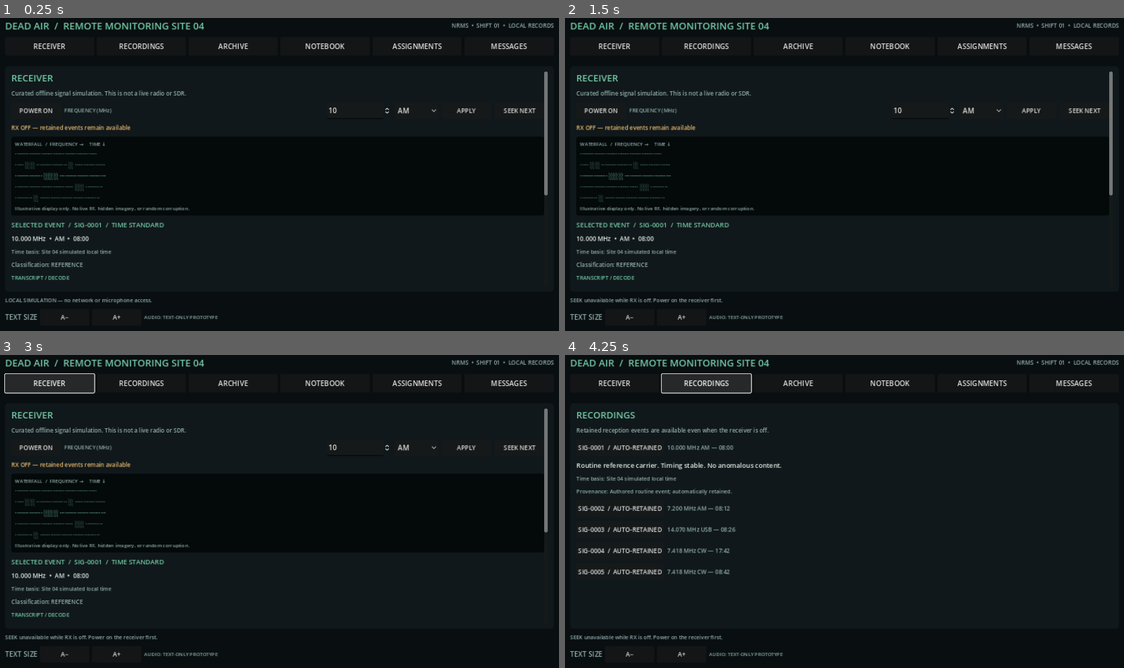
Above: before the commit, frames 1-4 (two rows, left to right).
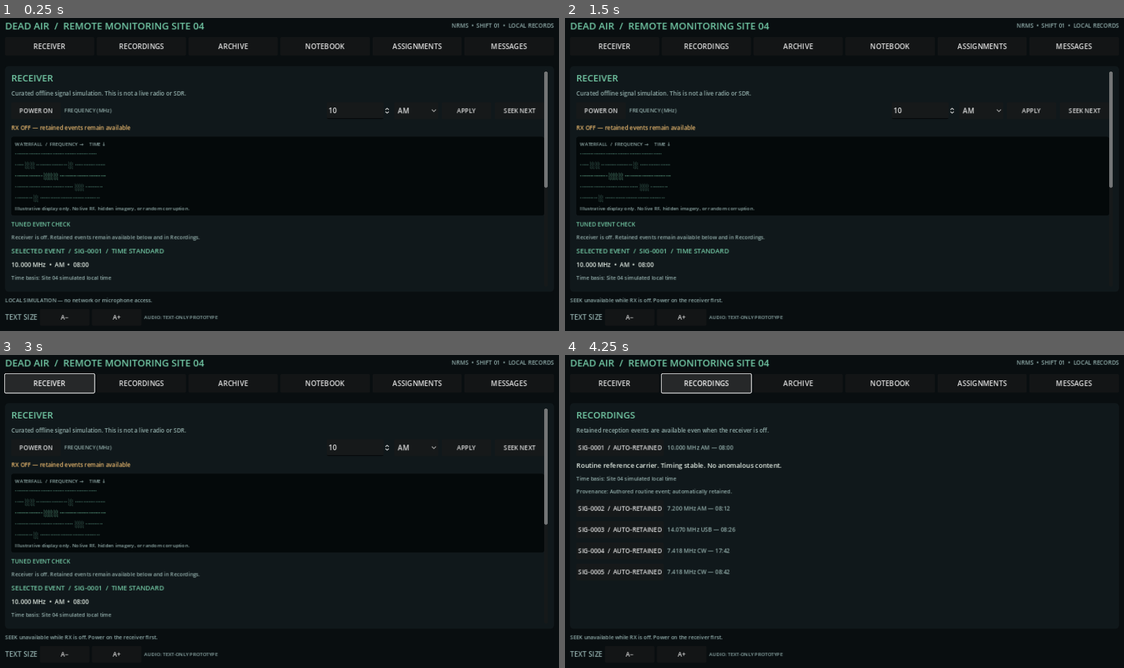
Above: after the commit, the same moments.

Repository: nuentoter/dead-air
Game: Godot game, scene res://scenes/main.tscn
Two runs of this game, one before a commit and one after it. Both use one fixed random seed, a clock stepped at 60 frames per second and the inputs below.
Inputs:
- Up to frame 1 (0.25 s): no input
- Up to frame 2 (1.5 s): click "AM" at 0.5 s; click "SEEK NEXT" at 1.25 s
- Up to frame 3 (3 s): click "SEEK NEXT" at 2 s; click "RECEIVER" at 2.75 s
- Up to frame 4 (4.25 s): click "RECORDINGS" at 3.5 s

The runs differ from the first frame. In frame 1, 1.3% of the frame differs, in the area x 2-98%, y 53-84%; in frame 2, 1.3%; in frame 3, 1.3%; in frame 4, less than 0.1%.

Commit message:
Make tuning and mode changes produce truthful event-match feedback

Diff:
--- a/scripts/main.gd
+++ b/scripts/main.gd
@@ -277,6 +277,7 @@
 	var live_state := "RX ON" if bool(game.data.get("receiver_power", false)) else "RX OFF — retained events remain available"
 	_add_text(live_state, 13, ACCENT if bool(game.data.get("receiver_power", false)) else WARNING)
 	_draw_waterfall()
+	_draw_tuned_event_matches()
 
 	var selected := _find_event(String(game.data.get("selected_event_id", "SIG-0001")))
 	if not selected.is_empty():
@@ -298,6 +299,25 @@
 	for event in Catalog.EVENTS:
 		var label := "%s   %.3f MHz %s   %s" % [String(event.get("id", "")), float(event.get("frequency_mhz", 0.0)), String(event.get("mode", "")), String(event.get("kind", ""))]
 		_button(label, _select_event.bind(String(event.get("id", ""))))
+
+func _draw_tuned_event_matches() -> void:
+	_add_text("TUNED EVENT CHECK", 13, ACCENT)
+	if not bool(game.data.get("receiver_power", false)):
+		_add_text("Receiver is off. Retained events remain available below and in Recordings.", 12, MUTED)
+		return
+	var frequency := float(game.data.get("frequency_mhz", 10.0))
+	var mode := String(game.data.get("mode", "AM"))
+	var match_count := 0
+	for event in Catalog.EVENTS:
+		var event_frequency := float(event.get("frequency_mhz", 0.0))
+		var event_mode := String(event.get("mode", ""))
+		if absf(event_frequency - frequency) <= 0.0005 and event_mode == mode:
+			match_count += 1
+			_button("OPEN MATCH  /  " + String(event.get("id", "")), _select_event.bind(String(event.get("id", ""))))
+	if match_count == 0:
+		_add_text("No authored event matches this exact frequency/mode. This is not evidence that no transmission exists; retained events are still accessible.", 12, WARNING)
+	else:
+		_add_text("%d authored event(s) match the current tuning. This is a curated simulation, not a live receiver." % match_count, 12, MUTED)
 
 func _draw_waterfall() -> void:
 	var frame := PanelContainer.new()
